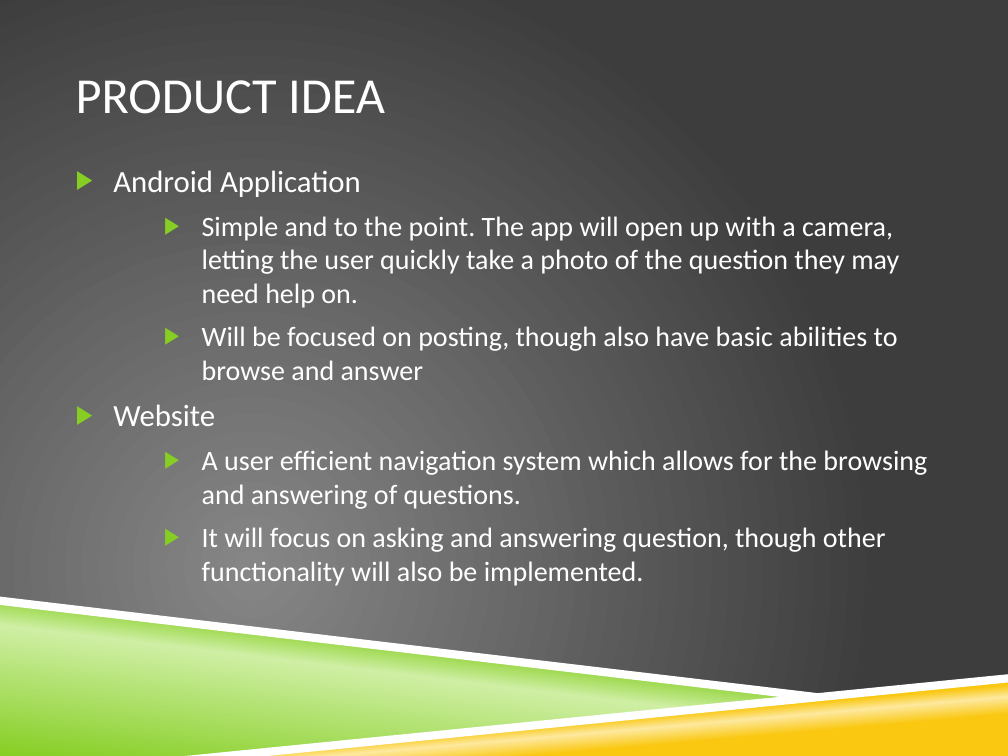
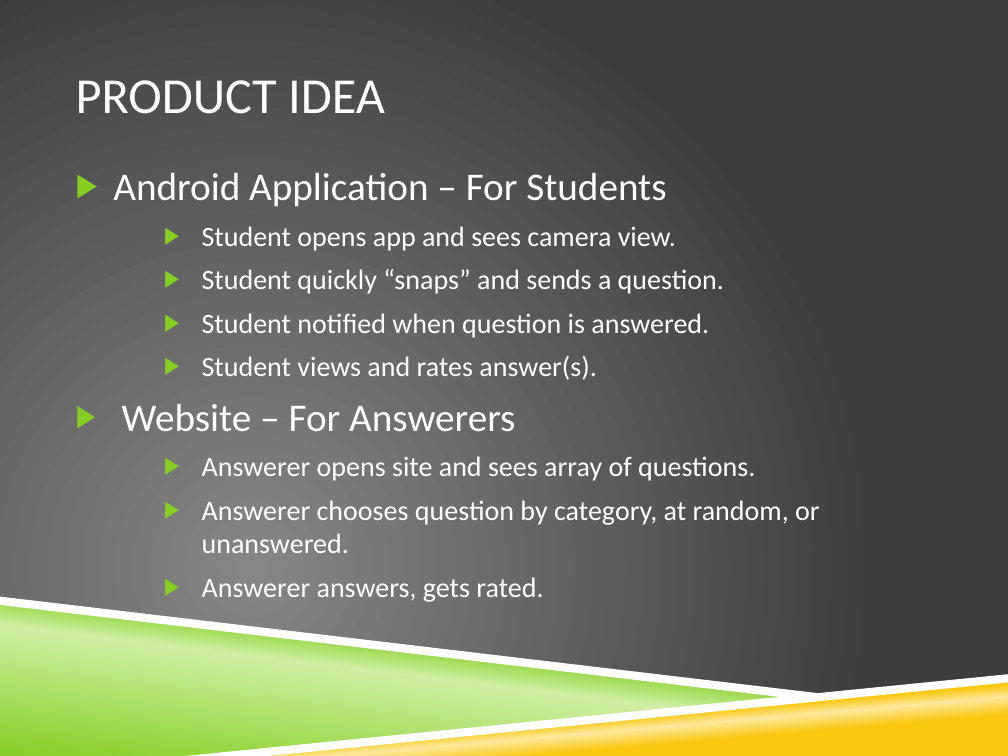
Before and after one commit to razfriman/Snap2Ask, a slide deck: slide 4 of Proposal.pptx. Drawn at 1008x756 pixels with LibreOffice and Linux fonts; fonts in the diff are those of the drawing; background and template pictures are left out. Boxes give left, top, right and bottom in pixels: in the first picture for what was removed or moved away, otherwise in the second. Text is boxed around its words. In the diff, an @@ line names an element or a change of style, - is before the commit and + after.

```diff
--- a/Proposal.pptx
+++ b/Proposal.pptx
@@ text at (113,173,820,602): text changed @@
-▶ Android Application
-    ▶ Simple and to the point. The app will open up with a camera, letting the user quickly take a photo of the question they may need help on.
-    ▶ Will be focused on posting, though also have basic abilities to browse and answer
-▶ Website
-    ▶ A user efficient navigation system which allows for the browsing and answering of questions.
-    ▶ It will focus on asking and answering question, though other functionality will also be implemented.
+▶ Android Application – For Students
+    ▶ Student opens app and sees camera view.
+    ▶ Student quickly “snaps” and sends a question.
+    ▶ Student notified when question is answered.
+    ▶ Student views and rates answer(s).
+▶ Website – For Answerers
+    ▶ Answerer opens site and sees array of questions.
+    ▶ Answerer chooses question by category, at random, or unanswered.
+    ▶ Answerer answers, gets rated.
```
Also in this commit, not shown: 7 other slides changed.
